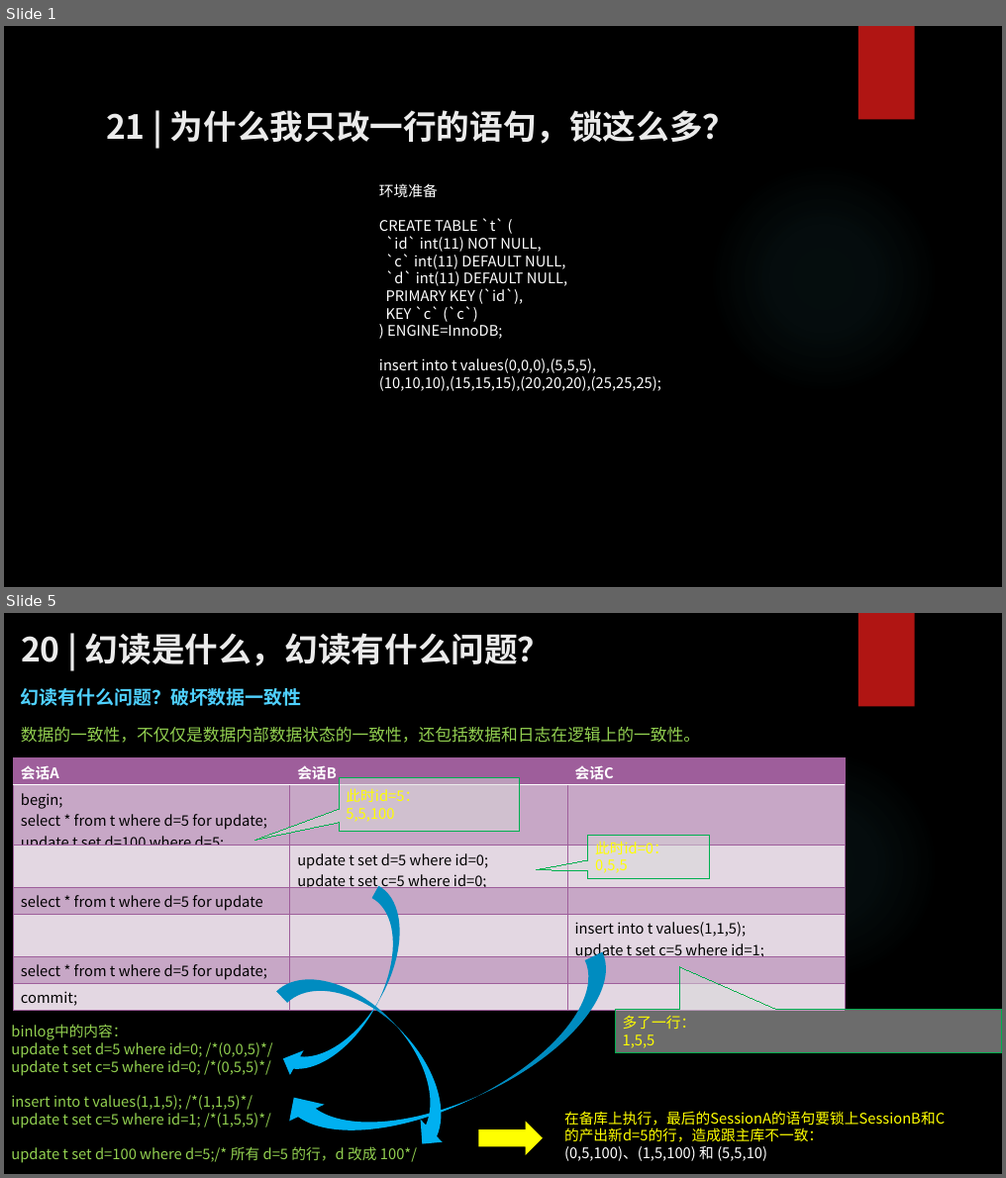
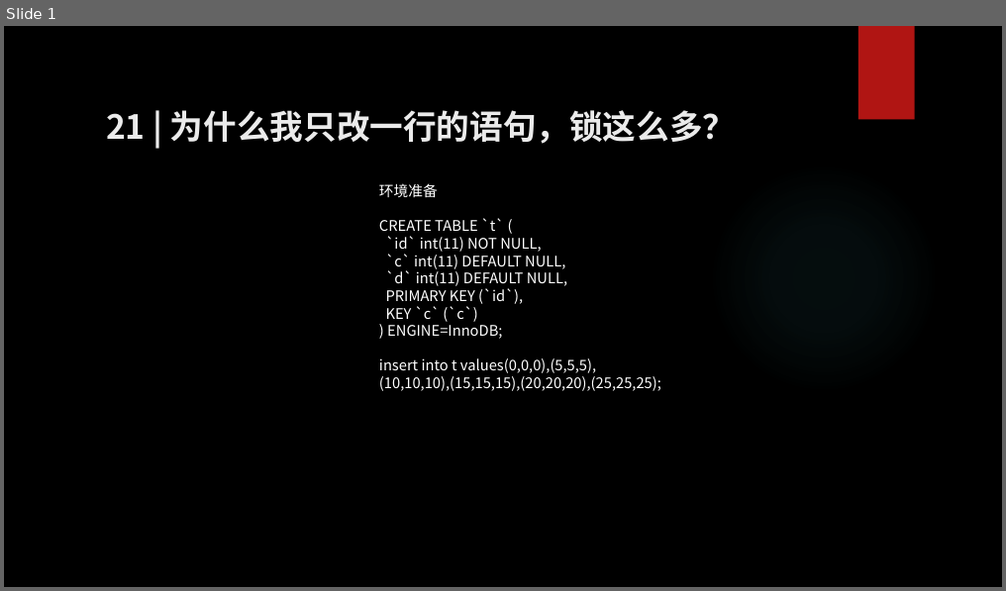
Before and after one commit to zhangkekf/reading-notes, a slide deck: MySQL实战/21为什么我只改一行的语句，锁这么多？.pptx. Shown one above the other, each under a label of ours: slides 1 and 5 before the commit, slide 1 after it; the slides between them are not shown. The pictures are 1006x1178 and 1006x591 pixels, drawn with LibreOffice and Linux fonts; fonts in the diff are those of the drawing; background and template pictures are left out. Boxes give left, top, right and bottom in pixels: in the first picture for what was removed or moved away, otherwise in the second. Text is boxed around its words. In the diff, an @@ line names an element or a change of style, - is before the commit and + after.

```diff
--- a/MySQL实战/21为什么我只改一行的语句，锁这么多？.pptx
+++ b/MySQL实战/21为什么我只改一行的语句，锁这么多？.pptx
@@ slide 5 removed at [4, 613, 1002, 1174], background picture (left out); not listed: 2 template elements that a slide beside it also shows @@
@@ title removed at [21, 633, 551, 666] @@
-20 | 幻读是什么，幻读有什么问题？
@@ text removed at [21, 688, 301, 706] @@
-幻读有什么问题？破坏数据一致性
@@ text removed at [21, 727, 700, 743] @@
-数据的一致性，不仅仅是数据内部数据状态的一致性，还包括数据和日志在逻辑上的一致性。
@@ table removed at [13, 759, 844, 1010], 7 rows, 3 columns @@
-会话A | 会话B | 会话C
-begin; / select * from t where d=5 for update; / update t set d=100 where d=5; |  | 
- | update t set d=5 where id=0; / update t set c=5 where id=0; | 
-select * from t where d=5 for update |  | 
- |  | insert into t values(1,1,5); / update t set c=5 where id=1;
-select * from t where d=5 for update; |  | 
-commit; |  | 
@@ speech box removed at [339, 777, 519, 832] @@
-此时id=5：
-5,5,100
@@ speech box removed at [588, 836, 709, 878] @@
-此时id=0：
-0,5,5
@@ curved left arrow removed at [276, 886, 428, 1098] @@
@@ speech box removed at [417, 931, 662, 984] @@
-某线程正在请求或者持有MDL写锁，把select语句堵住了。
@@ curved left arrow removed at [276, 953, 636, 1174] @@
@@ curved left arrow removed at [276, 949, 478, 1156] @@
@@ text removed at [11, 1024, 417, 1163] @@
-binlog中的内容：
-update t set d=5 where id=0; /*(0,0,5)*/
-update t set c=5 where id=0; /*(0,5,5)*/
-insert into t values(1,1,5); /*(1,1,5)*/
-update t set c=5 where id=1; /*(1,5,5)*/
-update t set d=100 where d=5;/* 所有 d=5 的行，d 改成 100*/
@@ speech box removed at [616, 1010, 1002, 1054] @@
-多了一行：
-1,5,5
@@ text removed at [564, 1111, 944, 1161] @@
-在备库上执行，最后的SessionA的语句要锁上SessionB和C的产出新d=5的行，造成跟主库不一致：
-(0,5,100)、(1,5,100) 和 (5,5,10)
@@ right arrow removed at [478, 1121, 543, 1156] @@
```
Also in this commit, not shown: 2 slides changed, 7 slides added, 6 other slides removed, 3 other files.
